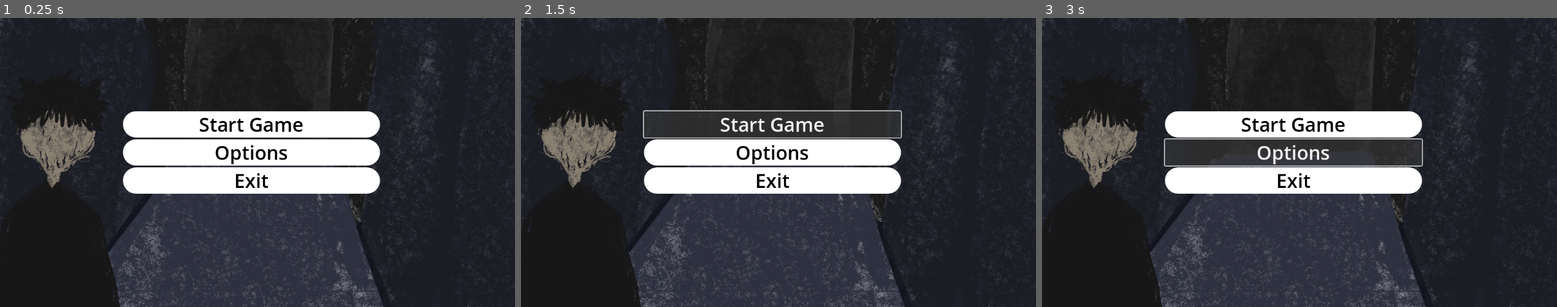
Above: before the commit, frames 1-3 (left to right).
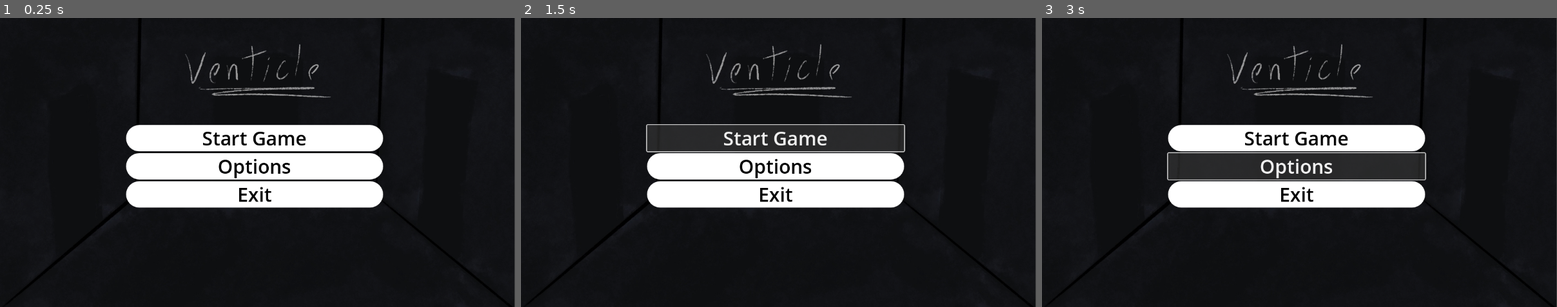
Above: after the commit, the same moments.

Repository: Harmornic/Projectgame-2D
Game: Godot game, scene res://main_menu.tscn
Two runs of this game, one before a commit and one after it. Both use one fixed random seed, a clock stepped at 60 frames per second and the inputs below. This scene is started directly instead of the project's main scene.
Inputs:
- Up to frame 1 (0.25 s): no input
- Up to frame 2 (1.5 s): click "Start Game" at 0.5 s; click "Start Game" at 1.25 s
- Up to frame 3 (3 s): click "Start Game" at 2 s; click "Options" at 2.75 s

The runs differ from the first frame. In frame 1, 33% of the frame differs, in the area x 0-100%, y 0-100%; in frame 2, 35%; in frame 3, 36%.

Commit message:
new back jail1

Diff:
--- a/main_menu.tscn
+++ b/main_menu.tscn
@@ -1,6 +1,6 @@
 [gd_scene load_steps=4 format=3 uid="uid://bq2rnewx6ljjl"]
 
-[ext_resource type="Texture2D" uid="uid://d4f0dutoay546" path="res://acess/background mainmenu 2.png" id="1_06t4h"]
+[ext_resource type="Texture2D" uid="uid://c7mts3u0igsdp" path="res://acess/background mainmenu 3.jpg" id="1_06t4h"]
 
 [sub_resource type="StyleBoxTexture" id="StyleBoxTexture_rhts7"]
 texture = ExtResource("1_06t4h")
@@ -17,24 +17,17 @@
 position = Vector2(562, 301)
 
 [node name="Panel" type="Panel" parent="."]
-offset_left = -568.0
-offset_top = -306.0
-offset_right = 593.0
-offset_bottom = 352.0
+offset_left = -572.0
+offset_top = -304.0
+offset_right = 589.0
+offset_bottom = 354.0
 theme_override_styles/panel = SubResource("StyleBoxTexture_rhts7")
 
 [node name="VBoxContainer" type="VBoxContainer" parent="."]
-anchors_preset = 8
-anchor_left = 0.5
-anchor_top = 0.5
-anchor_right = 0.5
-anchor_bottom = 0.5
-offset_left = -287.5
-offset_top = -92.5
-offset_right = 287.5
-offset_bottom = 92.5
-grow_horizontal = 2
-grow_vertical = 2
+offset_left = -280.5
+offset_top = -61.5
+offset_right = 294.5
+offset_bottom = 123.5
 
 [node name="Start" type="Button" parent="VBoxContainer"]
 layout_mode = 2
Binary file added: acess/Test interrac.png
Not shown, added: acess/Test interrac.png.import
Binary file added: acess/background mainmenu 3.jpg
Not shown, added: acess/background mainmenu 3.jpg.import
Not shown, added: acess/background mainmenu 3.png.import
Binary file added: acess/jail1/Test interrac.png
Not shown, added: acess/jail1/Test interrac.png.import
Binary file added: acess/jail1/door.png
Not shown, added: acess/jail1/door.png.import
Binary file added: acess/jail1/key.png
Not shown, added: acess/jail1/key.png.import
